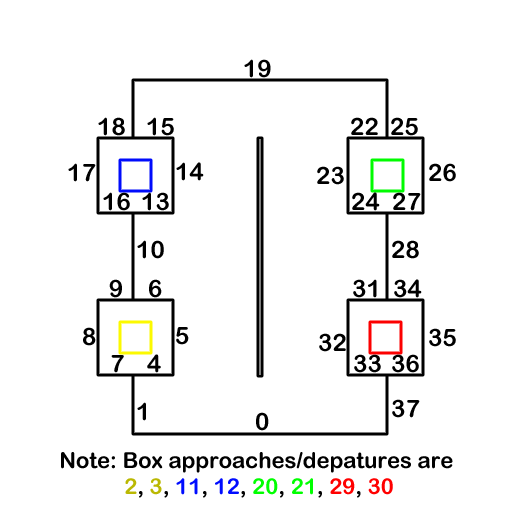
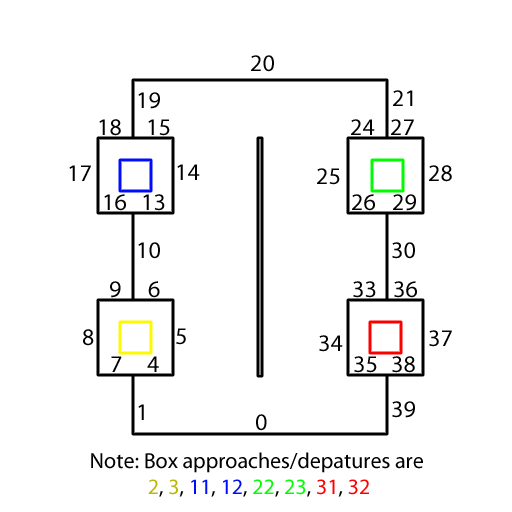
The second 512x512 image is a revision of the first. Changes to its layers:
renamed "37" to "39", painted on it over bbox(392, 399, 420, 418)
renamed "36" to "38", painted on it over bbox(392, 354, 419, 373)
renamed "35" to "37", painted on it over bbox(429, 328, 456, 347)
renamed "34" to "36", painted on it over bbox(394, 279, 422, 298)
renamed "33" to "35", painted on it over bbox(354, 354, 381, 373)
renamed "32" to "34", painted on it over bbox(319, 333, 346, 352)
renamed "31" to "33", painted on it over bbox(353, 279, 377, 298)
renamed "28" to "30", painted on it over bbox(392, 240, 419, 259)
renamed "27" to "29", painted on it over bbox(393, 192, 421, 211)
renamed "26" to "28", painted on it over bbox(429, 163, 456, 182)
renamed "25" to "27", painted on it over bbox(391, 117, 418, 136)
renamed "24" to "26", painted on it over bbox(352, 192, 380, 211)
renamed "23" to "25", painted on it over bbox(317, 166, 344, 185)
renamed "22" to "24", painted on it over bbox(351, 117, 378, 135)
added layer "20" in group "Markings" over bbox(251, 55, 274, 72)
painted on "19" over bbox(138, 59, 271, 109)
painted on "18" over bbox(98, 117, 125, 136)
painted on "17" over bbox(68, 163, 96, 182)
painted on "16" over bbox(103, 192, 130, 211)
painted on "15" over bbox(147, 117, 174, 136)
painted on "14" over bbox(176, 162, 204, 181)
painted on "13" over bbox(142, 192, 169, 211)
painted on "10" over bbox(137, 240, 164, 259)
renamed "Note: Box approaches/depatures are 2, 3, 11, 12, 20, 21, 29, 3" to "Note: Box approaches/depatures are 2, 3, 11, 12, 22, 23, 31, 3", painted on it over bbox(61, 452, 453, 498)
…and 9 more changes (1 added, 8 painted)
